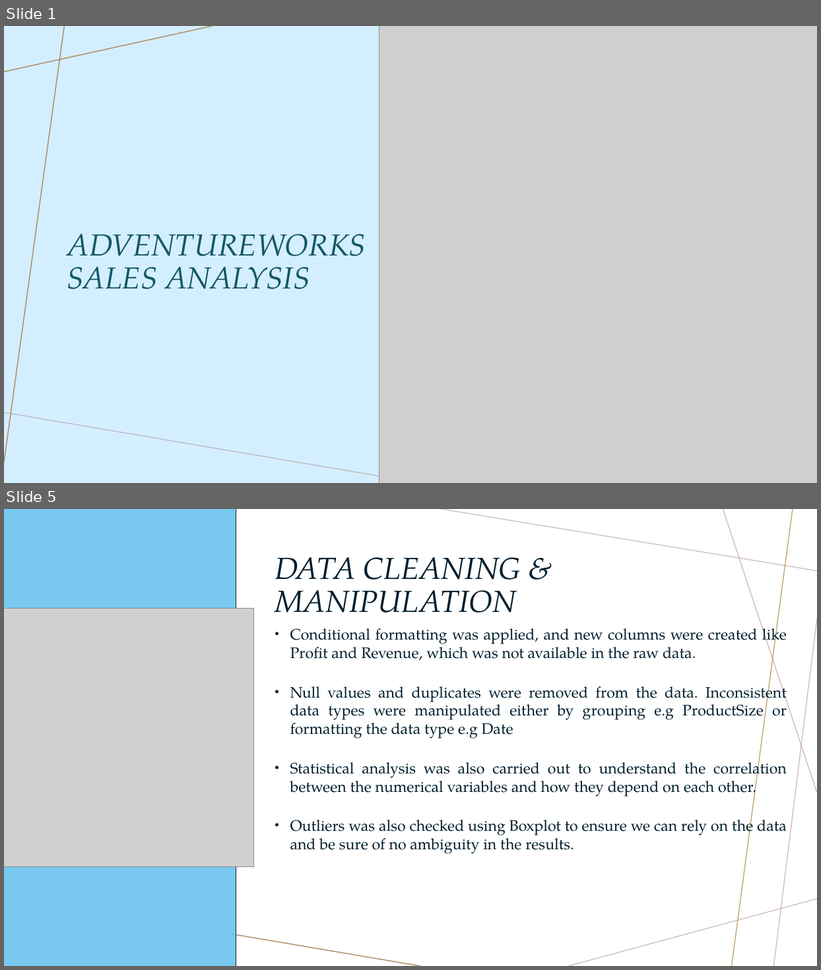
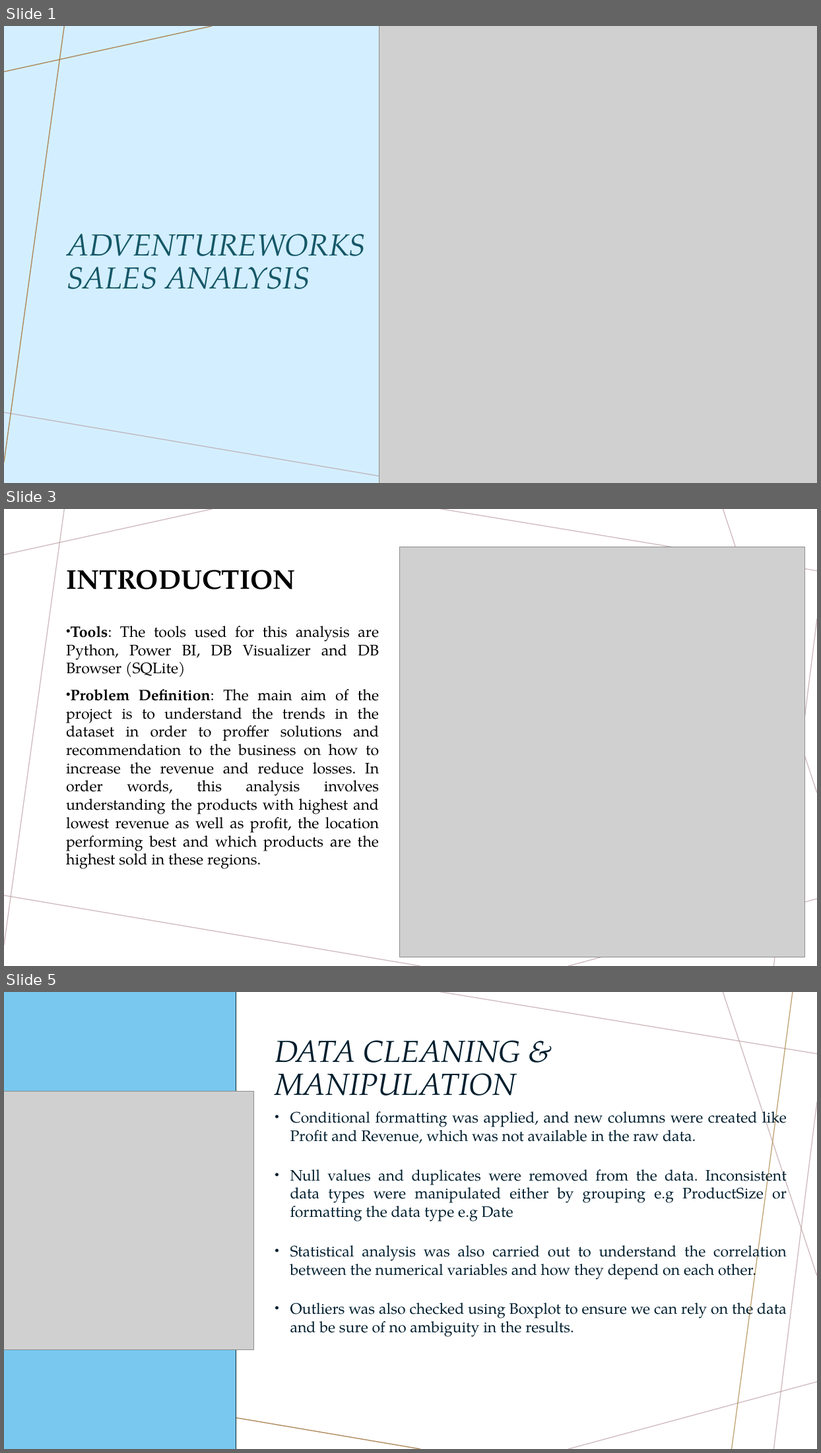
Before and after one commit to salamahalawiye/AdventureWorks, a slide deck: ADVENTUREWORKS SALES ANALYSIS.pptx. Shown one above the other, each under a label of ours: slides 1 and 5 before the commit, slides 1, 3 and 5 after it; the slides between them are not shown. The pictures are 821x970 and 821x1453 pixels, drawn with LibreOffice and Linux fonts; fonts in the diff are those of the drawing; grey boxes stand for pictures. Boxes give left, top, right and bottom in pixels: in the first picture for what was removed or moved away, otherwise in the second. Text is boxed around its words. In the diff, an @@ line names an element or a change of style, - is before the commit and + after.

```diff
--- a/ADVENTUREWORKS SALES ANALYSIS.pptx
+++ b/ADVENTUREWORKS SALES ANALYSIS.pptx
@@ slide 3 added at [4, 509, 817, 966], background #FFFFFF; not listed: 7 template elements that a slide beside it also shows @@
@@ picture added at [400, 547, 805, 957] @@
@@ title added at [66, 570, 296, 590], 32 pt, text #000000, bold @@
+INTRODUCTION
@@ text added at [66, 626, 379, 869], 18 pt, text #000000 @@
+• Tools: The tools used for this analysis are Python, Power BI, DB Visualizer and DB Browser (SQLite)
+• Problem Definition: The main aim of the project is to understand the trends in the dataset in order to proffer solutions and recommendation to the business on how to increase the revenue and reduce losses. In order words, this analysis involves understanding the products with highest and lowest revenue as well as profit, the location performing best and which products are the highest sold in these regions.
```
Also in this commit, not shown: 3 slides changed, 2 other slides added.
